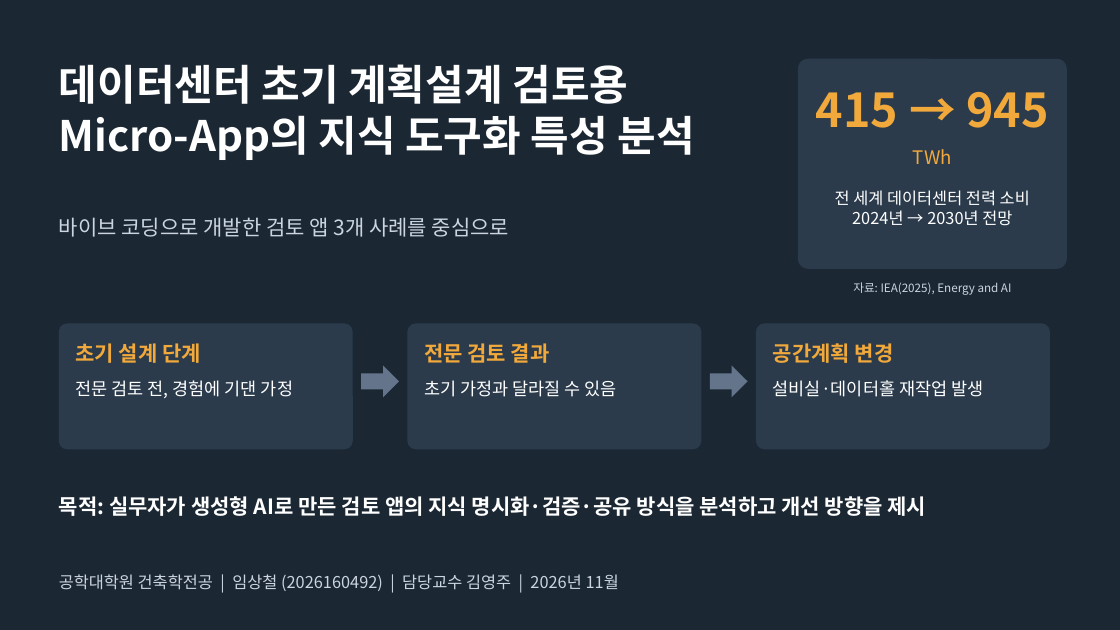
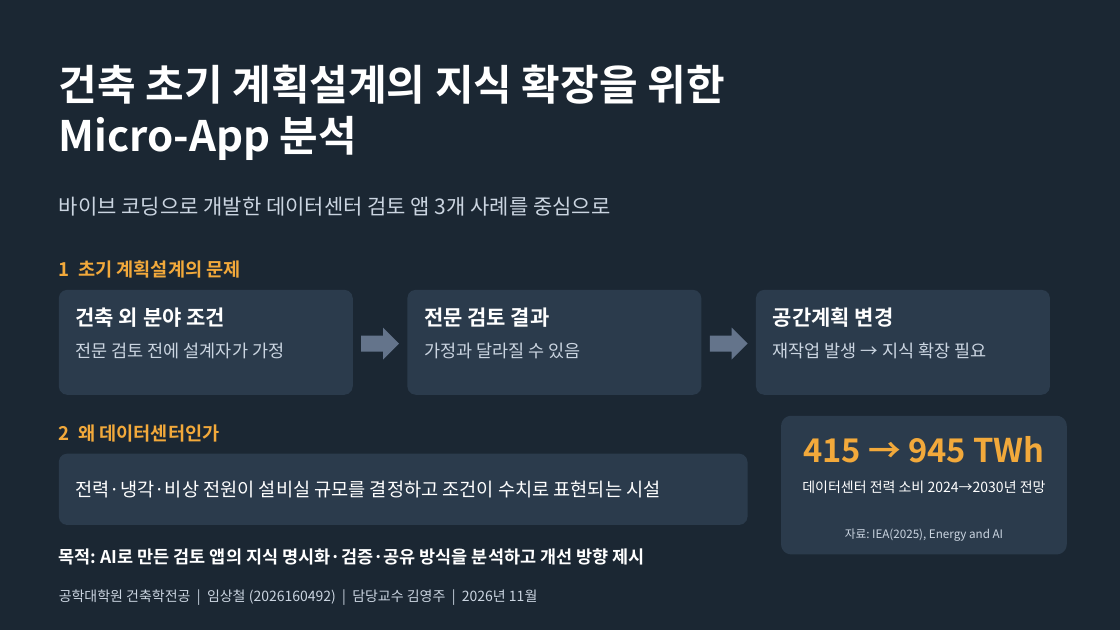
Before and after one commit to sangchuls/pango-gmp, a slide deck: slide 1 of research/발표자료_4장.pptx. Drawn at 1120x630 pixels with LibreOffice and Linux fonts; fonts in the diff are those of the drawing. Boxes give left, top, right and bottom in pixels: in the first picture for what was removed or moved away, otherwise in the second. Text is boxed around its words. In the diff, an @@ line names an element or a change of style, - is before the commit and + after.

```diff
--- a/research/발표자료_4장.pptx
+++ b/research/발표자료_4장.pptx
@@ title at (x1=59, y1=64, x2=724, y2=160): text changed @@
-데이터센터 초기 계획설계 검토용 Micro-App의 지식 도구화 특성 분석
+건축 초기 계획설계의 지식 확장을 위한 Micro-App 분석
@@ text removed at (x1=913, y1=149, x2=952, y2=164) @@
-TWh
@@ text at (x1=59, y1=196, x2=610, y2=216): text changed @@
-바이브 코딩으로 개발한 검토 앱 3개 사례를 중심으로
+바이브 코딩으로 개발한 데이터센터 검토 앱 3개 사례를 중심으로
@@ text added at (x1=59, y1=260, x2=240, y2=278), 16 pt, text #F2A93B, bold @@
+1 초기 계획설계의 문제
@@ rounded rectangle added at (x1=59, y1=290, x2=353, y2=395), fill #2B3B4C @@
@@ rounded rectangle resized from (x1=59, y1=323, x2=353, y2=450) to (x1=408, y1=290, x2=702, y2=395) @@
@@ text "전문 검토 결과" moved from (x1=424, y1=343, x2=550, y2=363) to (x1=424, y1=307, x2=550, y2=327) @@
@@ text "전문 검토 결과" at (x1=424, y1=307, x2=550, y2=327): text colour #F2A93B to #FFFFFF @@
@@ rounded rectangle resized from (x1=408, y1=323, x2=702, y2=450) to (x1=756, y1=290, x2=1050, y2=395) @@
@@ text "공간계획 변경" moved from (x1=773, y1=343, x2=894, y2=363) to (x1=773, y1=307, x2=894, y2=327) @@
@@ text "공간계획 변경" at (x1=773, y1=307, x2=894, y2=327): text colour #F2A93B to #FFFFFF @@
@@ text added at (x1=76, y1=307, x2=225, y2=327), 18 pt, text #FFFFFF, bold @@
+건축 외 분야 조건
@@ right arrow moved from (x1=710, y1=365, x2=748, y2=397) to (x1=361, y1=328, x2=399, y2=360) @@
@@ right arrow moved from (x1=361, y1=365, x2=399, y2=397) to (x1=710, y1=328, x2=748, y2=360) @@
@@ text at (x1=76, y1=342, x2=284, y2=359): text changed; text colour #FFFFFF to #CBD5E1 @@
-전문 검토 전, 경험에 기댄 가정
+전문 검토 전에 설계자가 가정
@@ text removed at (x1=76, y1=343, x2=201, y2=363) @@
-초기 설계 단계
@@ text at (x1=424, y1=342, x2=580, y2=359): text changed; text colour #FFFFFF to #CBD5E1 @@
-초기 가정과 달라질 수 있음
+가정과 달라질 수 있음
@@ text at (x1=773, y1=342, x2=987, y2=359): text changed; text colour #FFFFFF to #CBD5E1 @@
-설비실·데이터홀 재작업 발생
+재작업 발생 → 지식 확장 필요
@@ proportions changed in 4 elements at (x1=408, y1=290, x2=702, y2=395), (x1=756, y1=290, x2=1050, y2=395), (x1=59, y1=454, x2=748, y2=525), (x1=781, y1=416, x2=1067, y2=555) @@
@@ rounded rectangle resized from (x1=798, y1=59, x2=1067, y2=269) to (x1=781, y1=416, x2=1067, y2=555) @@
@@ text added at (x1=59, y1=424, x2=220, y2=442), 16 pt, text #F2A93B, bold @@
+2 왜 데이터센터인가
@@ text at (x1=803, y1=436, x2=1045, y2=463): text changed; size 40 to 28 pt @@
-415 → 945
+415 → 945 TWh
@@ rounded rectangle resized from (x1=756, y1=323, x2=1050, y2=450) to (x1=59, y1=454, x2=748, y2=525) @@
@@ text "데이터센터 전력 소비 2024→2030년 전망" at (x1=802, y1=480, x2=1046, y2=493): vertical alignment middle to top @@
@@ text added at (x1=76, y1=480, x2=660, y2=498), 16 pt, text #FFFFFF @@
+전력·냉각·비상 전원이 설비실 규모를 결정하고 조건이 수치로 표현되는 시설
@@ text at (x1=802, y1=480, x2=1046, y2=493): text changed; size 14 to 12 pt @@
-전 세계 데이터센터 전력 소비
-2024년 → 2030년 전망
+데이터센터 전력 소비 2024→2030년 전망
@@ text "자료: IEA(2025), Energy and AI" moved from (x1=853, y1=282, x2=1012, y2=295) to (x1=845, y1=528, x2=1004, y2=541) @@
@@ text at (x1=59, y1=548, x2=645, y2=565): text changed; size 18 to 15 pt @@
-목적: 실무자가 생성형 AI로 만든 검토 앱의 지식 명시화·검증·공유 방식을 분석하고 개선 방향을 제시
+목적: AI로 만든 검토 앱의 지식 명시화·검증·공유 방식을 분석하고 개선 방향 제시
@@ text "공학대학원 건축학전공 | 임상철 (2026160492) ..." moved from (x1=59, y1=574, x2=619, y2=591) to (x1=59, y1=589, x2=537, y2=604) @@
@@ text "공학대학원 건축학전공 | 임상철 (2026160492) ..." at (x1=59, y1=589, x2=537, y2=604): size 14 to 12 pt @@
```
Also in this commit, not shown: 5 other files.
